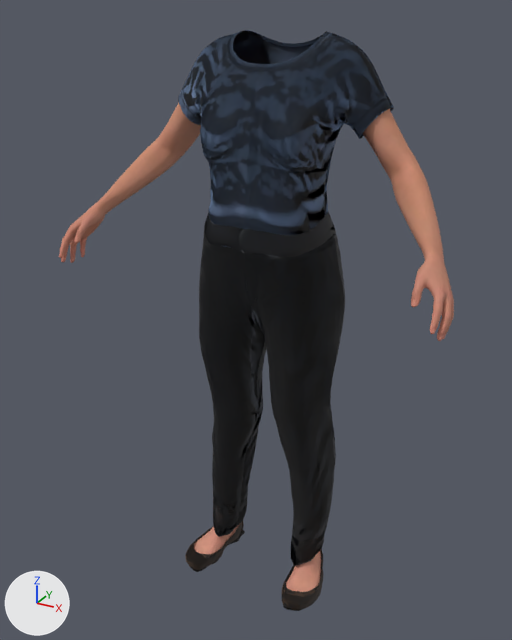
One commit to the glTF model assets/people/mh/mara.dress-plain.gltf: the scene before it, then after it.
One viewpoint serves both versions: a camera (50 mm lens) standing at (0.743, -1.387, 0.307) and looking at (-0.024, 0.009, -0.391). Lighting does not change. The marker at lower left points along +X, +Y and +Z. The first picture is the older version. Where no turn or scale is listed for an object, it has been applied to the vertices. Vertices at exactly the same position are counted once.

The scene before the commit, as lines of its bpy script (objects in view):
```python
me_body = bpy.data.meshes.new('body')
me_body.from_pydata(...)  # 17889 vertices, 34894 faces; spans x -0.477..0.477, y -0.19..0.143, z -1.114..0.166
me_body.materials.append(mat_mh_skin_body)
me_clothes_dressupdoc_balletflat1 = bpy.data.meshes.new('clothes:dressupdoc_balletflat1')
me_clothes_dressupdoc_balletflat1.from_pydata(...)  # 740 vertices, 1384 faces; spans x -0.199..0.199, y -0.132..0.092, z -1.132..-0.993
me_clothes_dressupdoc_balletflat1.materials.append(mat_clothes_dressupdoc_balletflat1)
me_clothes_joepal_crude_t_shirt_female = bpy.data.meshes.new('clothes:joepal_crude_t-shirt_female')
me_clothes_joepal_crude_t_shirt_female.from_pydata(...)  # 4956 vertices, 9652 faces; spans x -0.259..0.259, y -0.086..0.147, z -0.241..0.263
me_clothes_joepal_crude_t_shirt_female.materials.append(mat_clothes_joepal_crude_t_shirt_female)
me_clothes_toigo_wool_pants = bpy.data.meshes.new('clothes:toigo_wool_pants')
me_clothes_toigo_wool_pants.from_pydata(...)  # 5419 vertices, 10688 faces; spans x -0.19..0.19, y -0.091..0.152, z -1.062..-0.11
me_clothes_toigo_wool_pants.materials.append(mat_clothes_toigo_wool_pants)
ob_body = bpy.data.objects.new('body', me_body)
ob_body.location = (0.0, 0.0, 0.0)
ob_clothes_dressupdoc_balletflat1 = bpy.data.objects.new('clothes:dressupdoc_balletflat1', me_clothes_dressupdoc_balletflat1)
ob_clothes_dressupdoc_balletflat1.location = (0.0, 0.0, 0.0)
ob_clothes_joepal_crude_t_shirt_female = bpy.data.objects.new('clothes:joepal_crude_t-shirt_female', me_clothes_joepal_crude_t_shirt_female)
ob_clothes_joepal_crude_t_shirt_female.location = (0.0, 0.0, 0.0)
ob_clothes_toigo_wool_pants = bpy.data.objects.new('clothes:toigo_wool_pants', me_clothes_toigo_wool_pants)
ob_clothes_toigo_wool_pants.location = (0.0, 0.0, 0.0)
```
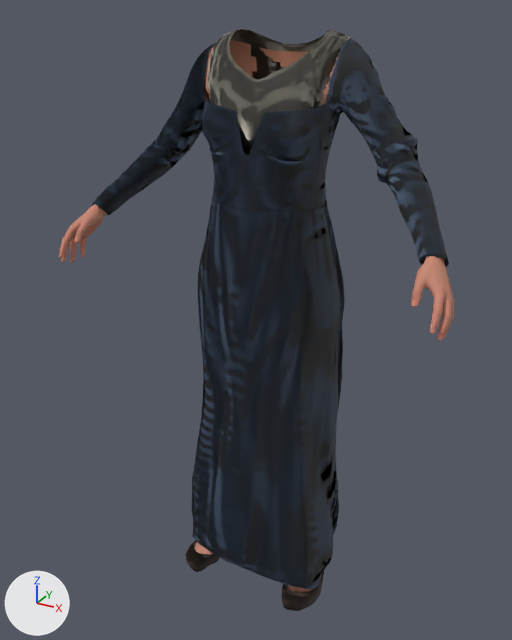
The newer file is also turned or shifted as a whole; pictures and numbers use the older file's frame.

Pixel boxes [x1, y1, x2, y2] of what changed, in the pictures (512 x 640 px):
'clothes:mindfront_f_dress_09', added: after [92, 38, 449, 589]
'clothes:toigo_wool_pants', deleted: before [199, 212, 345, 566]
'clothes:joepal_crude_t-shirt_female', deleted (blue): before [178, 30, 394, 248]
'clothes:elvs_ruffle_sleeve_peasant_blouse_1', added: after [208, 29, 351, 155]
part 1 of me_body, added (brown): after [260, 47, 309, 67]
part 2 of me_body, built on: before [92, 103, 446, 269]; after [92, 39, 446, 269]
part 3 of me_body, built on (mostly hidden): before [194, 526, 321, 592]; after [194, 543, 311, 592]

Patch to the scene script:
```diff
--- a/assets/people/mh/mara.dress-plain.gltf.py
+++ b/assets/people/mh/mara.dress-plain.gltf.py
@@ mat_clothes_mindfront_f_dress_09 @@
+mat_clothes_mindfront_f_dress_09 = bpy.data.materials.new('clothes:mindfront_f_dress_09')
+# uses the picture img_28d98ac8ca9cbef7c174_webp
+# uses the picture img_weave_wool_mindfront_f_dress_09_in
@@ mat_clothes_elvs_ruffle_sleeve_peasant_blouse_1 @@
+mat_clothes_elvs_ruffle_sleeve_peasant_blouse_1 = bpy.data.materials.new('clothes:elvs_ruffle_sleeve_peasant_blouse_1')
+# uses the picture img_09ded29ccc85846115bf_webp
+# uses the picture img_weave_canvas_elvs_ruffle_sleeve_peasant_blouse_1_in
@@ me_body @@
-me_body.from_pydata(...)  # 17889 vertices, 34894 faces; spans x -0.477..0.477, y -0.19..0.143, z -1.114..0.166
+me_body.from_pydata(...)  # 17696 vertices, 34136 faces; spans x -0.477..0.477, y -0.19..0.145, z -1.114..0.245
+# me_body part 1: a new loose piece of 67 vertices spanning x -0.082..0.082, y 0.122..0.138, z 0.185..0.226, in mat_mh_skin_body
+# me_body part 2: 25 vertices moved within x -0.467..0.467, y -0.189..-0.106, z -0.268..-0.234; 5732 vertices removed from x -0.475..0.475, y -0.19..0.128, z -0.271..0.153; 2457 vertices added at x -0.475..0.475, y -0.19..0.142, z -0.27..0.245
+# me_body part 3: 3 vertices moved within x -0.173..0.184, y -0.079..-0.02, z -1.11..-0.33; 448 vertices removed from x -0.193..0.189, y -0.107..0.142, z -1.114..-0.213; 3409 vertices added at x -0.192..0.19, y -0.106..0.145, z -1.113..-0.234
+# other edits to the shape of me_body do not show in these pictures
 me_body.materials.append(mat_mh_skin_body)
@@ ob_clothes_joepal_crude_t_shirt_female @@
-ob_clothes_joepal_crude_t_shirt_female = bpy.data.objects.new('clothes:joepal_crude_t-shirt_female', me_clothes_joepal_crude_t_shirt_female)
@@ ob_clothes_toigo_wool_pants @@
-ob_clothes_toigo_wool_pants = bpy.data.objects.new('clothes:toigo_wool_pants', me_clothes_toigo_wool_pants)
@@ ob_clothes_mindfront_f_dress_09 @@
+ob_clothes_mindfront_f_dress_09 = bpy.data.objects.new('clothes:mindfront_f_dress_09', me_clothes_mindfront_f_dress_09)  # 8532 vertices, 16784 faces; spans x -0.441..0.44, y -0.149..0.181, z -1.017..0.318
+ob_clothes_mindfront_f_dress_09.location = (0.001, 0.011, -0.067)
@@ ob_clothes_elvs_ruffle_sleeve_peasant_blouse_1 @@
+ob_clothes_elvs_ruffle_sleeve_peasant_blouse_1 = bpy.data.objects.new('clothes:elvs_ruffle_sleeve_peasant_blouse_1', me_clothes_elvs_ruffle_sleeve_peasant_blouse_1)  # 4133 vertices, 7821 faces; spans x -0.157..0.154, y -0.092..0.139, z -0.207..0.333
+ob_clothes_elvs_ruffle_sleeve_peasant_blouse_1.location = (0.001, 0.011, -0.067)
```
